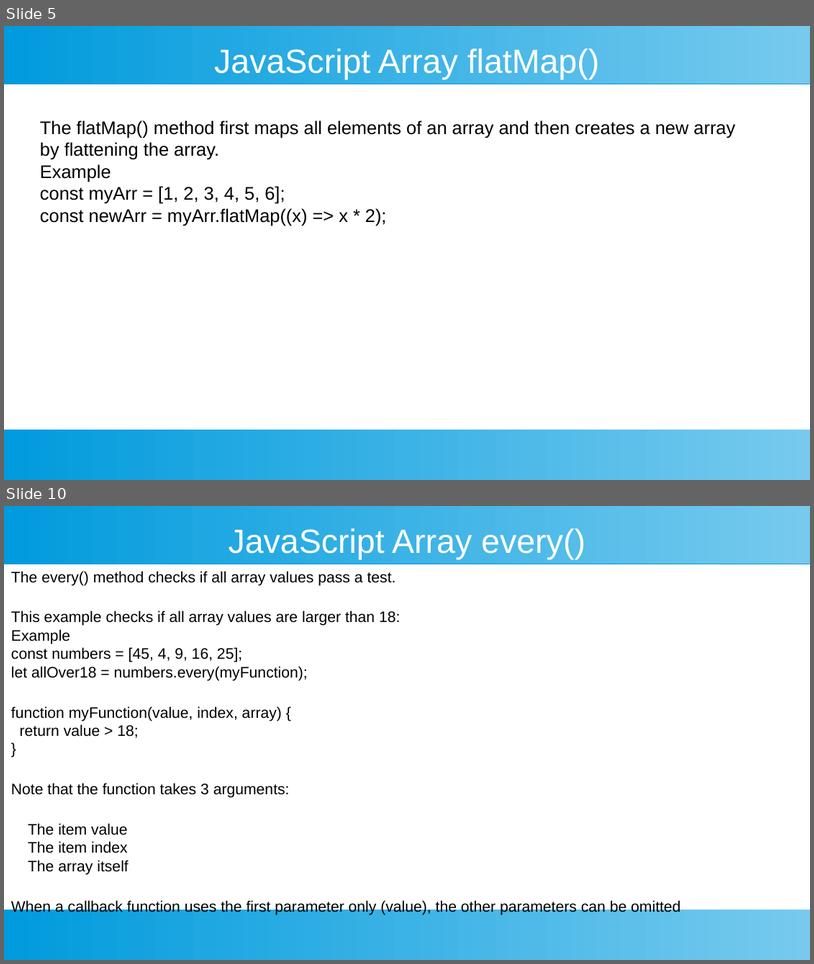
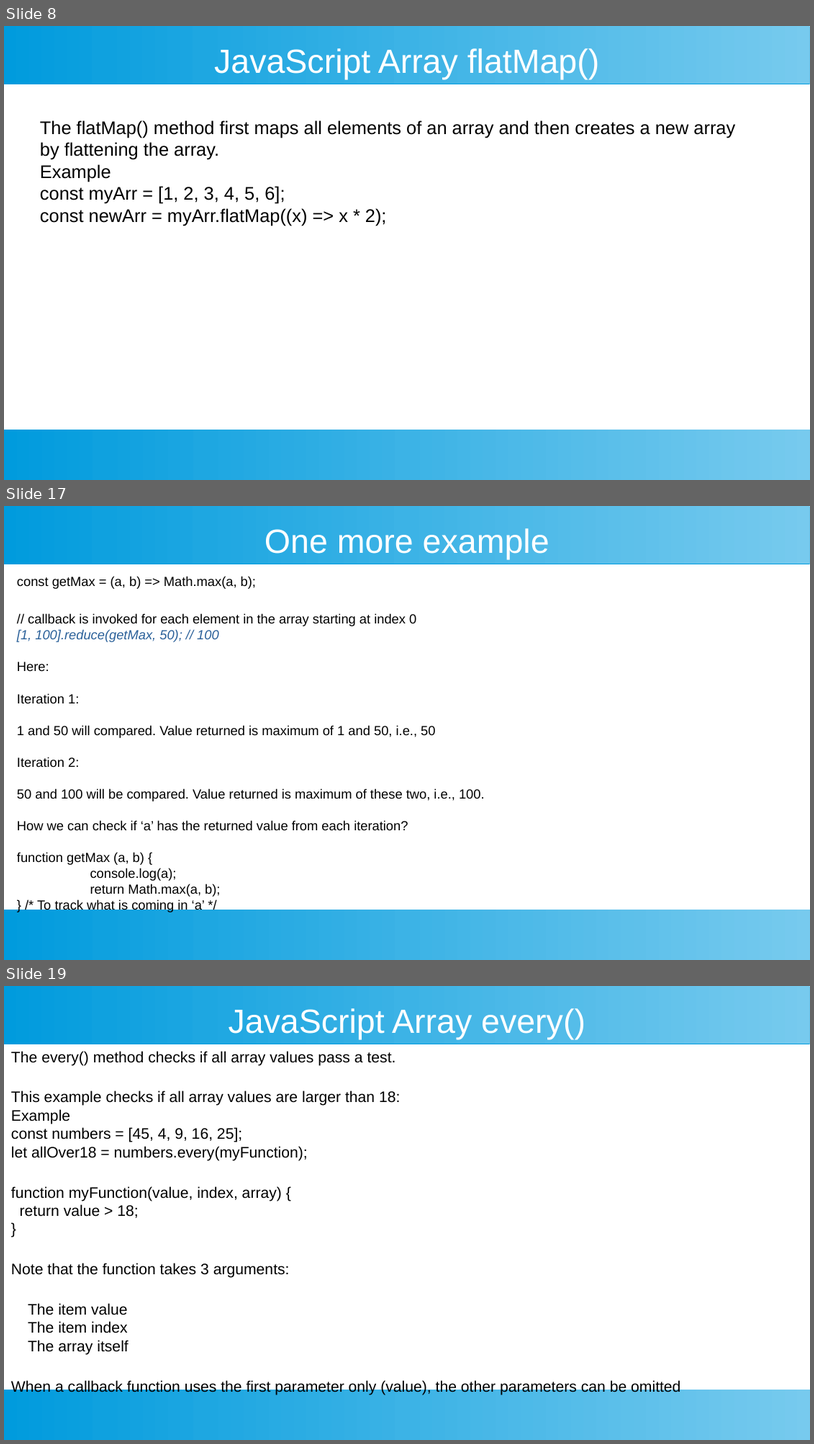
Before and after one commit to ashishjain1547/public_lessons_in_javascript, a slide deck: 7_Arrays in Detail/4 - array iteration.odp. Shown one above the other, each under a label of ours: slides 5 and 10 before the commit, slides 8, 17 and 19 after it; the slides between them are not shown. The pictures are 814x964 and 814x1444 pixels, drawn with LibreOffice and Linux fonts; fonts in the diff are those of the drawing. Boxes give left, top, right and bottom in pixels: in the first picture for what was removed or moved away, otherwise in the second. Text is boxed around its words. In the diff, an @@ line names an element or a change of style, - is before the commit and + after.

```diff
--- a/7_Arrays in Detail/4 - array iteration.odp
+++ b/7_Arrays in Detail/4 - array iteration.odp
@@ slide 17 added at (4, 506, 810, 960), background #FFFFFF; not listed: 2 template elements that a slide beside it also shows @@
@@ title added at (265, 528, 550, 559), 33 pt, text #FFFFFF @@
+One more example
@@ text added at (17, 576, 485, 896), 13 pt, text #000000 @@
+const getMax = (a, b) => Math.max(a, b);
+// callback is invoked for each element in the array starting at index 0
+[1, 100].reduce(getMax, 50); // 100
+Here:
+Iteration 1:
+1 and 50 will compared. Value returned is maximum of 1 and 50, i.e., 50
+Iteration 2:
+50 and 100 will be compared. Value returned is maximum of these two, i.e., 100.
+How we can check if ‘a’ has the returned value from each iteration?
+function getMax (a, b) {
+console.log(a);
+return Math.max(a, b);
+} /* To track what is coming in ‘a’ */
@@ what was slide 5 is now slide 8 @@
@@ what was slide 10 is now slide 19 @@
```
Also in this commit, not shown: 10 slides changed, 9 other slides added, 6 other files.
